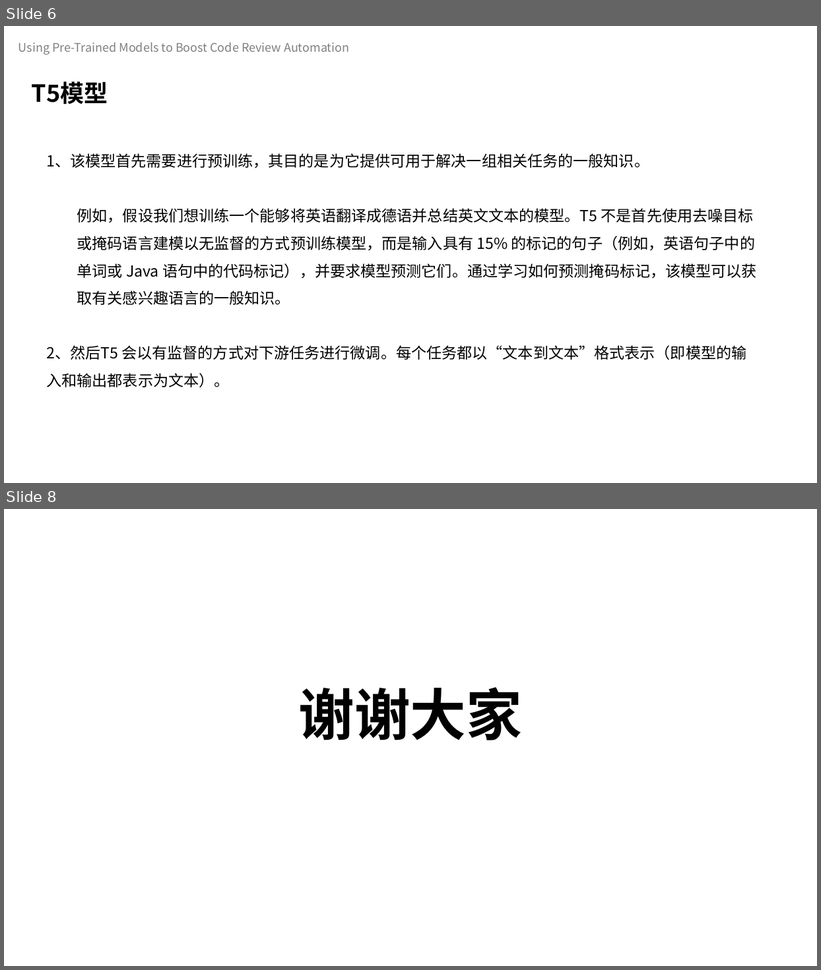
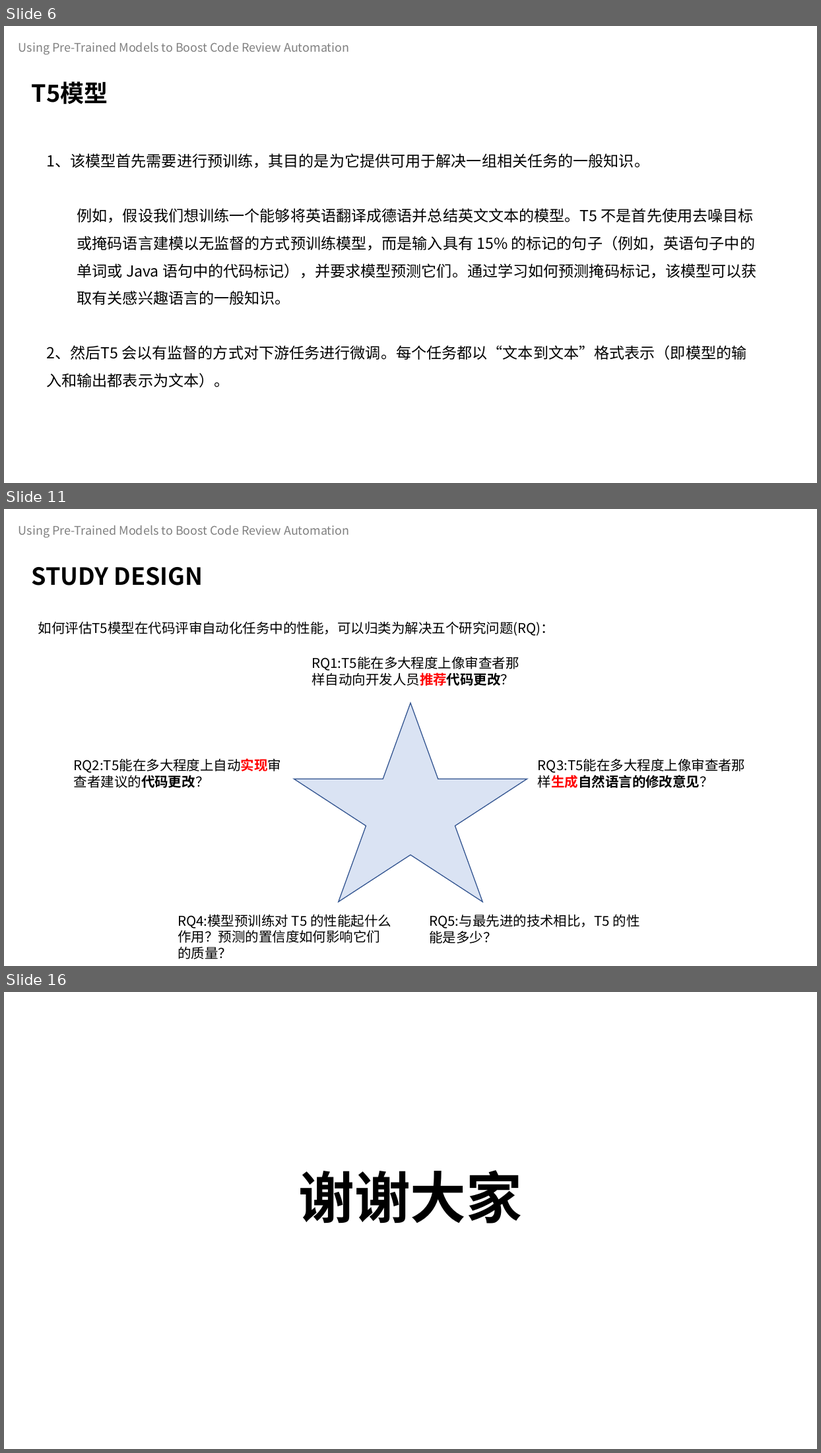
Before and after one commit to celeste-lingshi/Celeste, a slide deck: 汇报/软件测试展示_222126_项桂巳雨.pptx. Shown one above the other, each under a label of ours: slides 6 and 8 before the commit, slides 6, 11 and 16 after it; the slides between them are not shown. The pictures are 821x970 and 821x1453 pixels, drawn with LibreOffice and Linux fonts; fonts in the diff are those of the drawing. Boxes give left, top, right and bottom in pixels: in the first picture for what was removed or moved away, otherwise in the second. Text is boxed around its words. In the diff, an @@ line names an element or a change of style, - is before the commit and + after.

```diff
--- a/汇报/软件测试展示_222126_项桂巳雨.pptx
+++ b/汇报/软件测试展示_222126_项桂巳雨.pptx
@@ slide 11 added at (4,509,817,966), background #FFFFFF @@
@@ text added at (19,525,349,538), 14 pt, text #808080 @@
+Using Pre-Trained Models to Boost Code Review Automation
@@ text added at (32,567,203,586), 28 pt, text #000000, bold @@
+STUDY DESIGN
@@ text added at (38,621,555,636), 16 pt, text #000000 @@
+如何评估T5模型在代码评审自动化任务中的性能，可以归类为解决五个研究问题(RQ)：
@@ text added at (312,656,519,671), 16 pt, text #000000 @@
+RQ1:T5能在多大程度上像审查者那样自动向开发人员推荐代码更改？
@@ star added at (294,703,527,902), fill #DAE3F3, outline #325491 1 pt @@
@@ text added at (74,758,282,773), 16 pt, text #000000 @@
+RQ2:T5能在多大程度上自动实现审查者建议的代码更改？
@@ text added at (538,758,746,773), 16 pt, text #000000 @@
+RQ3:T5能在多大程度上像审查者那样生成自然语言的修改意见？
@@ text added at (178,914,391,960), 16 pt, text #000000 @@
+RQ4:模型预训练对 T5 的性能起什么作用？预测的置信度如何影响它们的质量？
@@ text added at (429,914,640,944), 16 pt, text #000000 @@
+RQ5:与最先进的技术相比，T5 的性能是多少？
@@ what was slide 8 is now slide 16 @@
```
Also in this commit, not shown: 4 slides changed, 7 other slides added.
